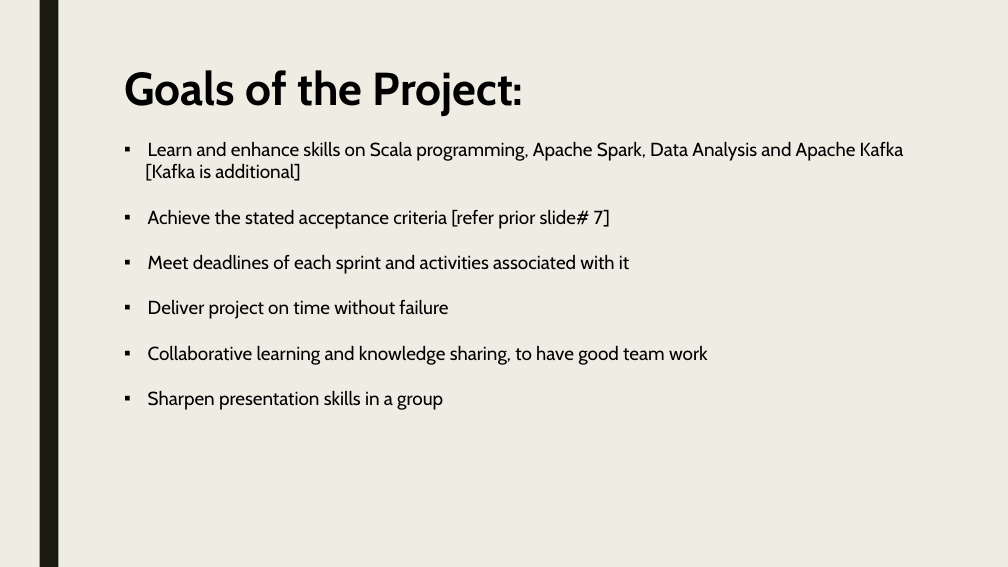
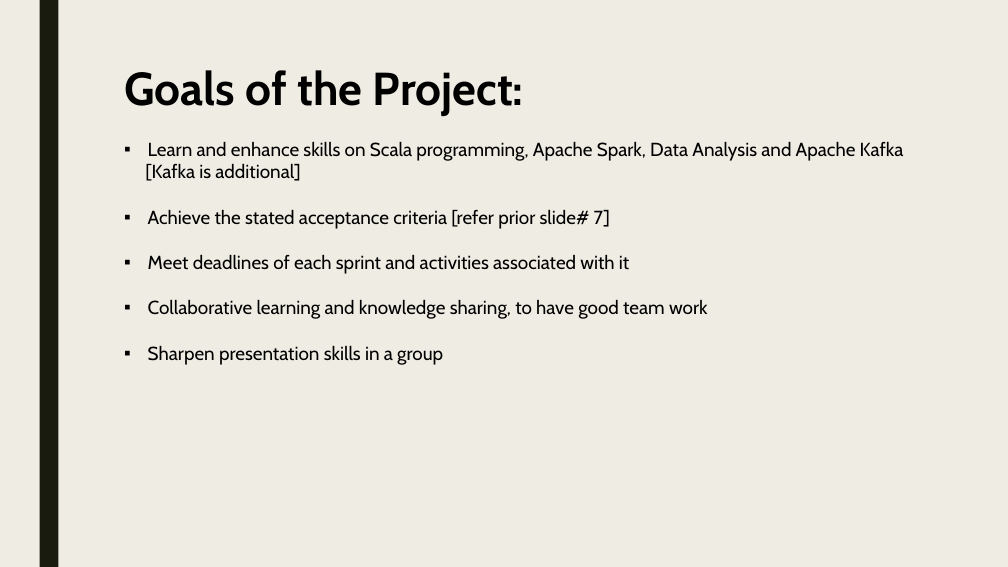
Before and after one commit to vaishalilambe/Team7_Santander_Product_Recommendation, a slide deck: slide 8 of Project_Presentation.pptx. Drawn at 1008x567 pixels with LibreOffice and Linux fonts; fonts in the diff are those of the drawing. Boxes give left, top, right and bottom in pixels: in the first picture for what was removed or moved away, otherwise in the second. Text is boxed around its words. In the diff, an @@ line names an element or a change of style, - is before the commit and + after.

Commit message:
Updated version of project plan presentation V1.0

```diff
--- a/Project_Presentation.pptx
+++ b/Project_Presentation.pptx
@@ text at [148, 299, 448, 319]: paragraph removed @@
-▪ Deliver project on time without failure
```
Also in this commit, not shown: 5 other slides changed, 1 slide removed.
